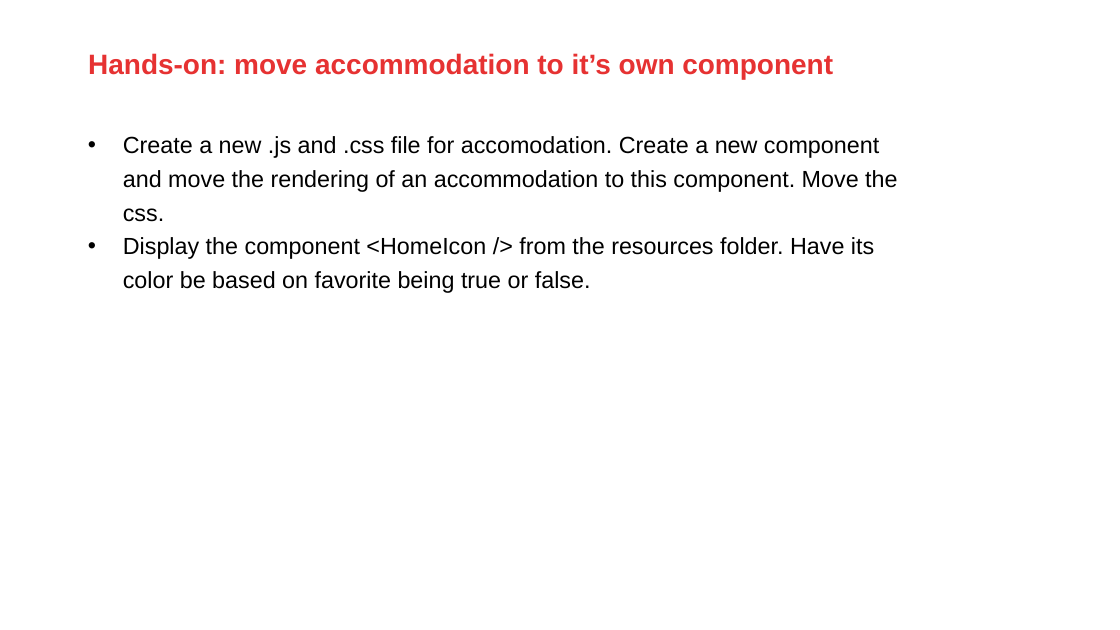
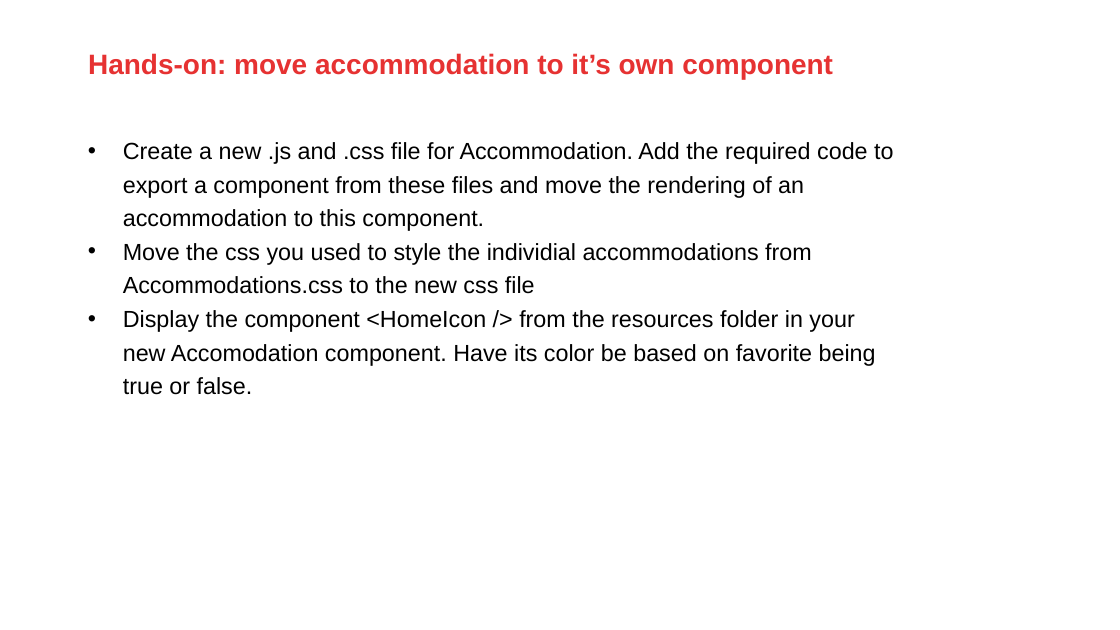
Before and after one commit to AMIS-Services/react-series, a slide deck: slide 13 of sig1/slides/SIG react 1.pptx. Drawn at 1120x630 pixels with LibreOffice and Linux fonts; fonts in the diff are those of the drawing; background and template pictures are left out. Boxes give left, top, right and bottom in pixels: in the first picture for what was removed or moved away, otherwise in the second. Text is boxed around its words. In the diff, an @@ line names an element or a change of style, - is before the commit and + after.

```diff
--- a/sig1/slides/SIG react 1.pptx
+++ b/sig1/slides/SIG react 1.pptx
@@ text at (123,142,893,395): text changed @@
-• Create a new .js and .css file for accomodation. Create a new component and move the rendering of an accommodation to this component. Move the css.
-• Display the component <HomeIcon /> from the resources folder. Have its color be based on favorite being true or false.
+• Create a new .js and .css file for Accommodation. Add the required code to export a component from these files and move the rendering of an accommodation to this component.
+• Move the css you used to style the individial accommodations from Accommodations.css to the new css file
+• Display the component <HomeIcon /> from the resources folder in your new Accomodation component. Have its color be based on favorite being true or false.
```
Also in this commit, not shown: 14 other slides changed, 12 other files.
